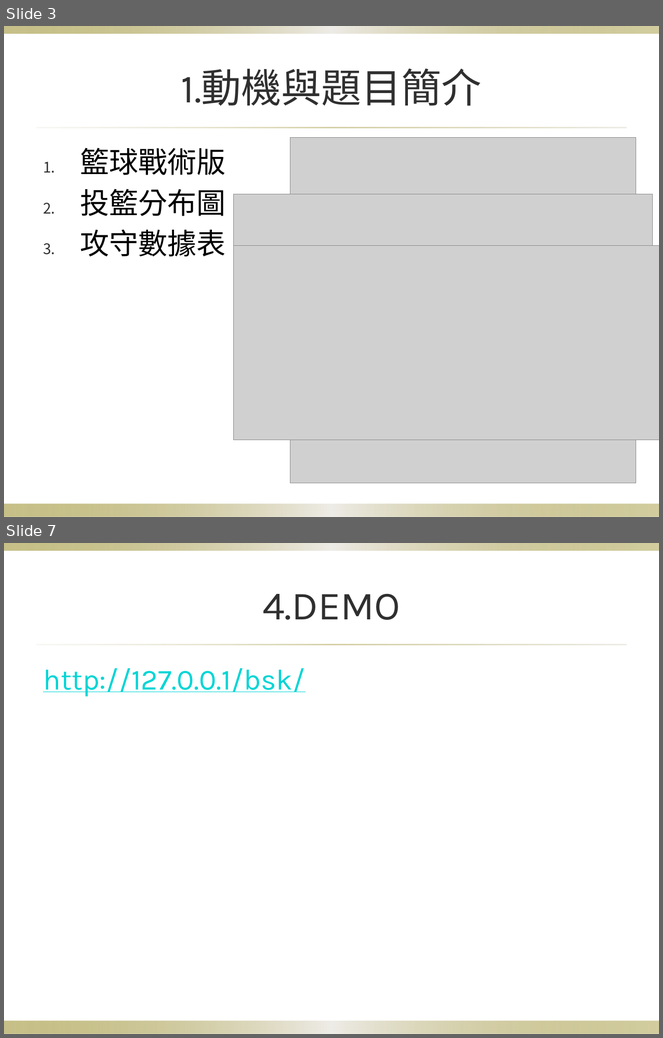
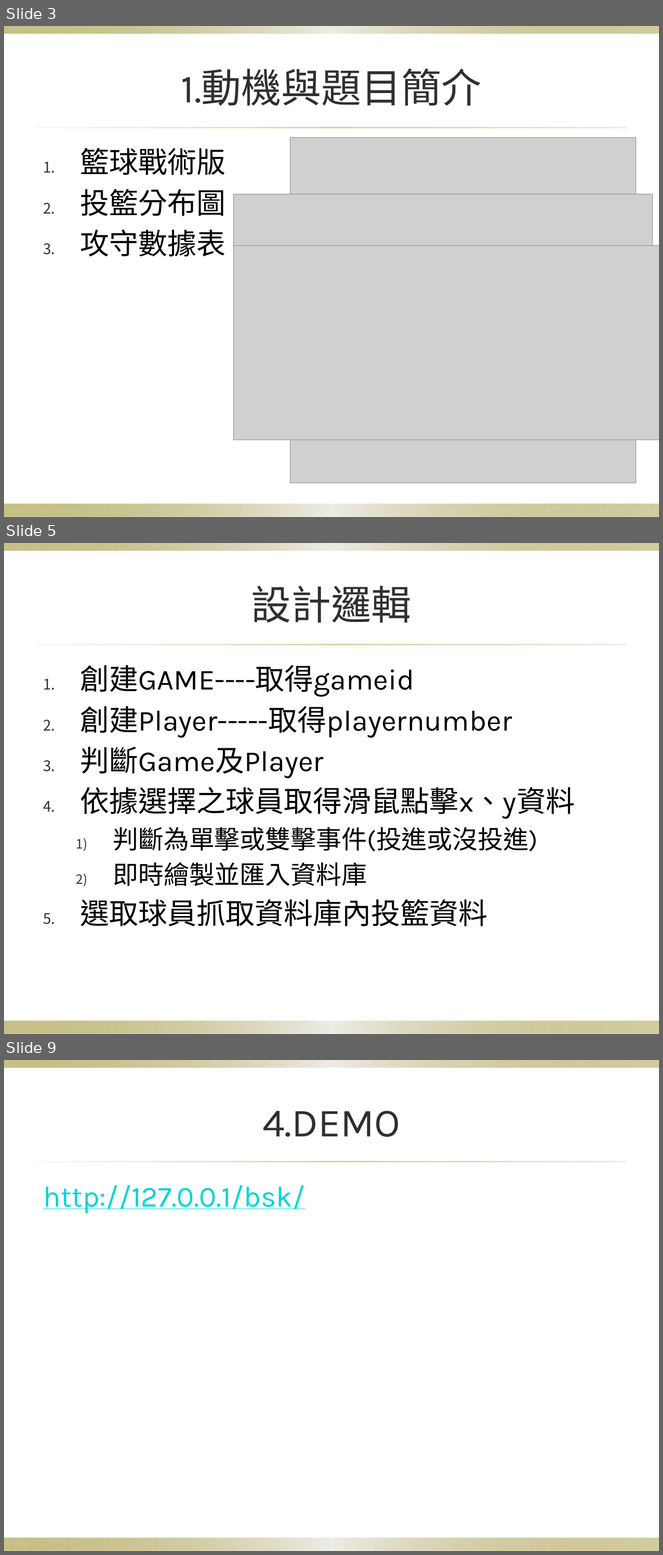
Before and after one commit to mvpscottjon/bsk, a slide deck: 小專_7.pptx. Shown one above the other, each under a label of ours: slides 3 and 7 before the commit, slides 3, 5 and 9 after it; the slides between them are not shown. The pictures are 663x1038 and 663x1555 pixels, drawn with LibreOffice and Linux fonts; fonts in the diff are those of the drawing; grey boxes stand for pictures; background and template pictures are left out. Boxes give left, top, right and bottom in pixels: in the first picture for what was removed or moved away, otherwise in the second. Text is boxed around its words. In the diff, an @@ line names an element or a change of style, - is before the commit and + after.

```diff
--- a/小專_7.pptx
+++ b/小專_7.pptx
@@ slide 5 added at (x1=4, y1=543, x2=659, y2=1034), background picture (left out); not listed: 3 template elements that a slide beside it also shows @@
@@ title added at (x1=252, y1=586, x2=412, y2=623), 44 pt, text #2F2F2F @@
+設計邏輯
@@ text added at (x1=80, y1=665, x2=575, y2=927), 32 pt, text #000000 @@
+1. 創建GAME----取得gameid
+2. 創建Player-----取得playernumber
+3. 判斷Game及Player
+4. 依據選擇之球員取得滑鼠點擊x、y資料
+  1) 判斷為單擊或雙擊事件(投進或沒投進)
+  2) 即時繪製並匯入資料庫
+5. 選取球員抓取資料庫內投籃資料
@@ what was slide 7 is now slide 9 @@
```
Also in this commit, not shown: 4 slides changed, 3 other slides added, 1 slide removed, 7 other files.
